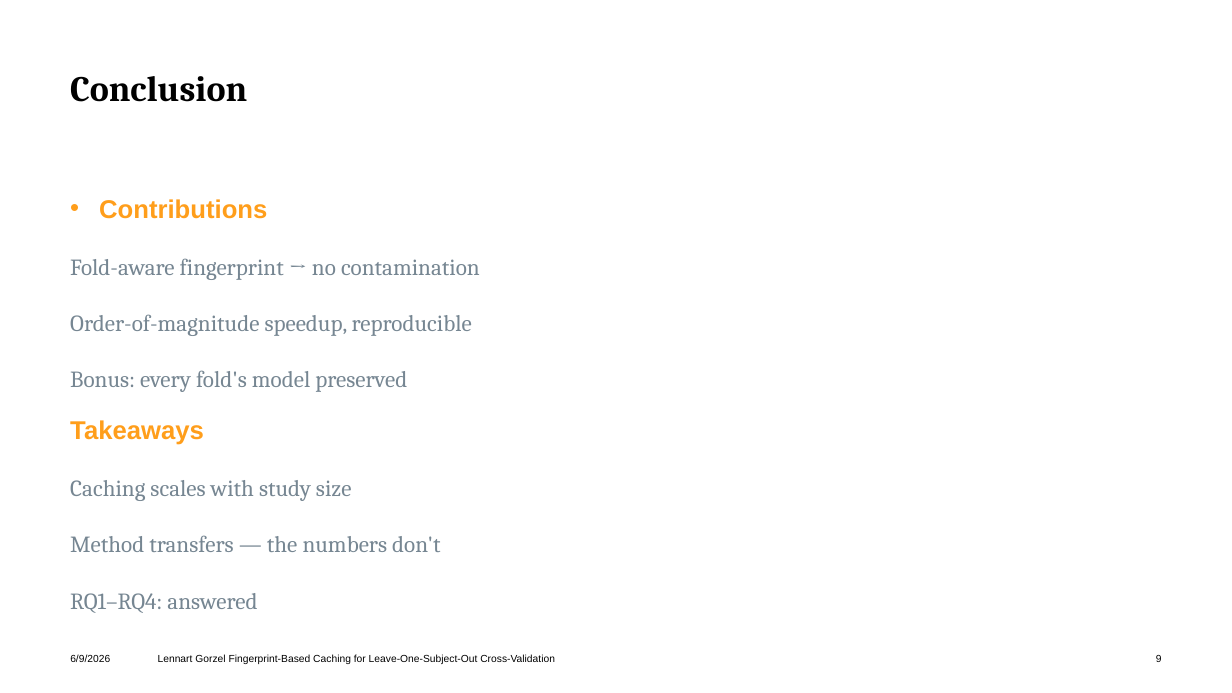
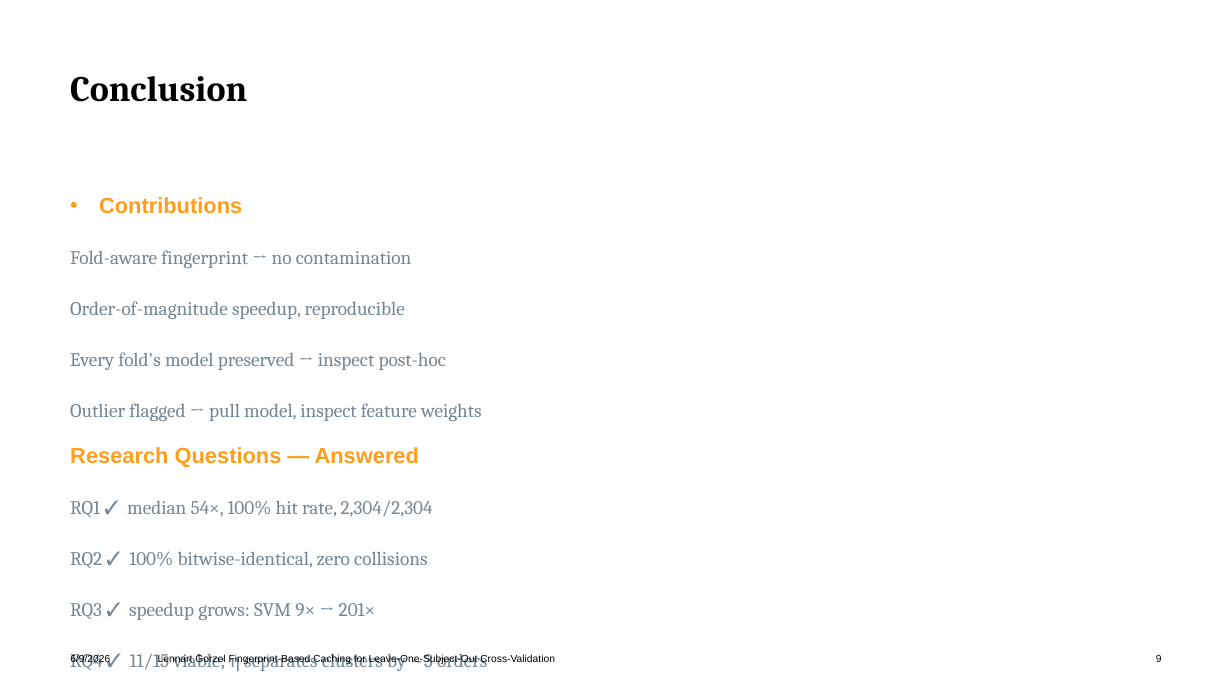
Before and after one commit to Horsti95/BachlorThesis, a slide deck: slide 9 of thesis/presentation/Thesis_Presentation_Gorzel.pptx. Drawn at 1232x693 pixels with LibreOffice and Linux fonts; fonts in the diff are those of the drawing; background and template pictures are left out. Boxes give left, top, right and bottom in pixels: in the first picture for what was removed or moved away, otherwise in the second. Text is boxed around its words. In the diff, an @@ line names an element or a change of style, - is before the commit and + after.

```diff
--- a/thesis/presentation/Thesis_Presentation_Gorzel.pptx
+++ b/thesis/presentation/Thesis_Presentation_Gorzel.pptx
@@ text at <box>70,197,412,319</box>: size 20 to 17 pt in "Contributions"; size 18 to 15 pt in "Fold-aware fingerprint → no contamination", "Order-of-magnitude speedup, reproducible" @@
@@ text at <box>70,352,487,671</box>: text changed; size 18 to 15 pt @@
-  Bonus: every fold's model preserved
-Takeaways
-  Caching scales with study size
-  Method transfers — the numbers don't
-  RQ1–RQ4: answered
+  Every fold's model preserved → inspect post-hoc
+  Outlier flagged → pull model, inspect feature weights
+Research Questions — Answered
+  RQ1 ✓ median 54×, 100% hit rate, 2,304/2,304
+  RQ2 ✓ 100% bitwise-identical, zero collisions
+  RQ3 ✓ speedup grows: SVM 9× → 201×
+  RQ4 ✓ 11/15 viable; η separates clusters by ~3 orders
```
Also in this commit, not shown: 3 other slides changed, 1 other file.
